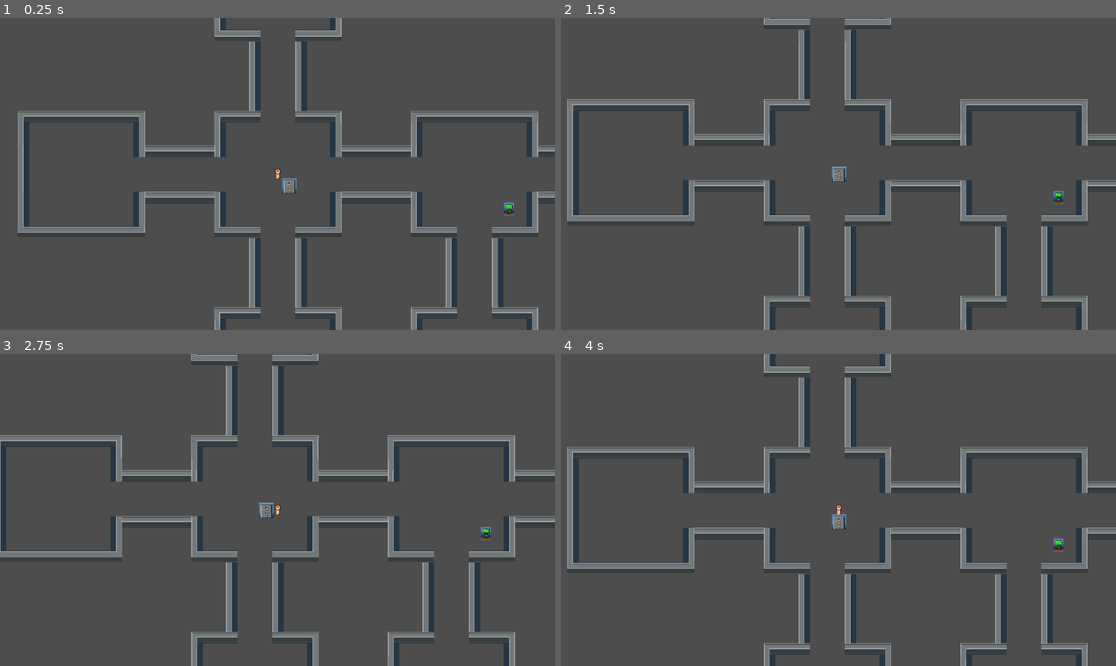
Above: before the commit, frames 1-4 (two rows, left to right).
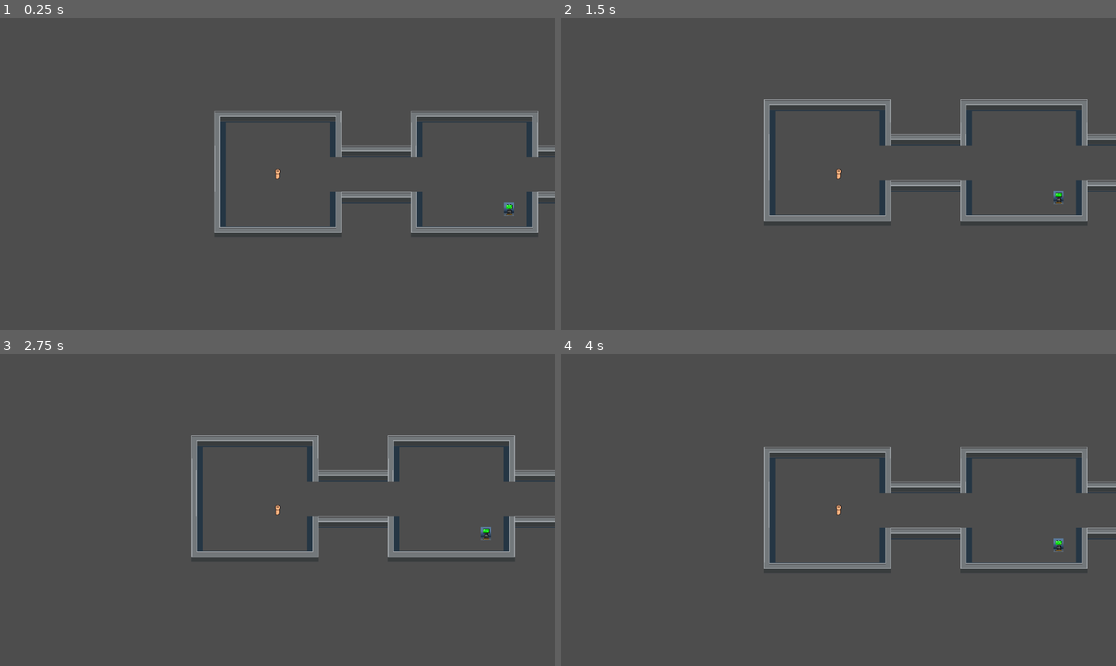
Above: after the commit, the same moments.

Repository: josanescod/tfg-roguelike
Game: Godot game, scene res://Scenes/world.tscn
Two runs of this game, one before a commit and one after it. Both use one fixed random seed, a clock stepped at 60 frames per second and the inputs below.
Inputs:
- Up to frame 1 (0.25 s): no input
- Up to frame 2 (1.5 s): tap Enter at 0.5 s; hold D (move_right) 0.53-1.28 s; tap Space at 1.25 s; hold S (move_down) from 1.28 s (still down)
- Up to frame 3 (2.75 s): tap Enter at 2 s; release S (move_down) at 2.03 s; hold D (move_right) from 2.03 s (still down)
- Up to frame 4 (4 s): tap Space at 2.75 s; release D (move_right) at 2.78 s; hold W (move_up) 2.78-3.53 s; tap Enter at 3.5 s; hold A (move_left) from 3.53 s (still down)

The runs differ from the first frame. In frame 1, 7.5% of the frame differs, in the area x 3-97%, y 0-100%; in frame 2, 7.7%, in the area x 1-95%, y 0-100%; in frame 3, 7.5%; in frame 4, 7.3%.

Commit message:
Prevent the key and the exit door from appearing in the same room as the player

Diff:
--- a/Scripts/room_builder.gd
+++ b/Scripts/room_builder.gd
@@ -6,7 +6,7 @@
 
 var ship_width : int = 7
 var ship_heigth : int = 7
-var rooms_to_build : int = randi_range(6,12) # 6,12
+var rooms_to_build : int = randi_range(3,5) # 6,12
 var room_counter: int = 0
 var initial_room_position : Vector2
 var rooms_instantiated : bool = false
@@ -17,6 +17,10 @@
 var algorithm_execution_time : float = 0
 var ship_map : Array
 var room_nodes: Array
+
+var player_position: Vector2
+var key_position: Vector2
+var door_position: Vector2
 
 # Procedural generation algorithms
 enum GenerationAlgorithm {
@@ -49,8 +53,9 @@
 	instantiate_rooms()
 	$"../Player".global_position = (initial_room_position * 816) + Vector2(262, 262)
 	# test key and door
-	instantiate_end_door()
 	instantiate_key()
+	instantiate_exit_door()
+
 
 # Ramdom Walk
 func generate_random_walk() -> void:
@@ -142,25 +147,40 @@
 
 			if initial_room_position != Vector2(x, y): # initial_room_position to put tutorial?
 				room.RoomBuilder = self
-
 			$"..".call_deferred("add_child", room)
 			room_nodes.append(room)
 
-func instantiate_end_door() -> void:
-		# end_door in the room
-	var door = door_scene.instantiate()
-	var player_position = $"../Player".global_position
-	door.global_position = player_position + Vector2(50, 50)
-	$"..".call_deferred("add_child", door)
 
 func instantiate_key() -> void:
 	var available_rooms = []
-	for x in range(ship_heigth):
+	for x in range(ship_width):
 		for y in range(ship_heigth):
 			if ship_map[x][y]:
-				available_rooms.append(Vector2(x,y))
+				var room_position = Vector2(x, y)
+				# Exclude Player's room and exit_door's room
+				if room_position != player_position and room_position != key_position:
+					available_rooms.append(room_position)
 	if available_rooms.size() > 0:
 		var random_room_position = available_rooms[randi() % available_rooms.size()]
 		var key = key_scene.instantiate()
 		key.global_position = random_room_position * 816 + Vector2(408, 408)
 		$"..".call_deferred("add_child", key)
+		key_position = random_room_position
+
+
+func instantiate_exit_door() -> void:
+	# list available rooms
+	var available_rooms = []
+	for x in range (ship_width):
+		for y in range (ship_heigth):
+			if ship_map[x][y]:
+				var room_position = Vector2(x,y)
+				# Exclude Player's room and key's room
+				if room_position != player_position and room_position != key_position:
+					available_rooms.append(room_position)
+	if available_rooms.size() > 0:
+		var random_room_position = available_rooms[randi() % available_rooms.size()]
+		var door = door_scene.instantiate()
+		door.global_position = random_room_position * 816 + Vector2(408, 408)
+		$"..".call_deferred("add_child", door)
+		door_position = random_room_position
